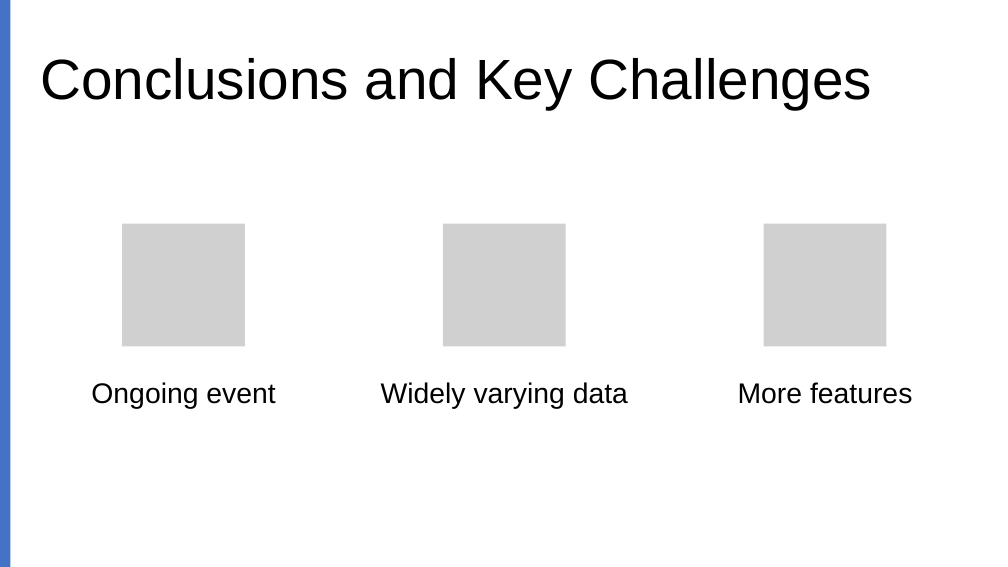
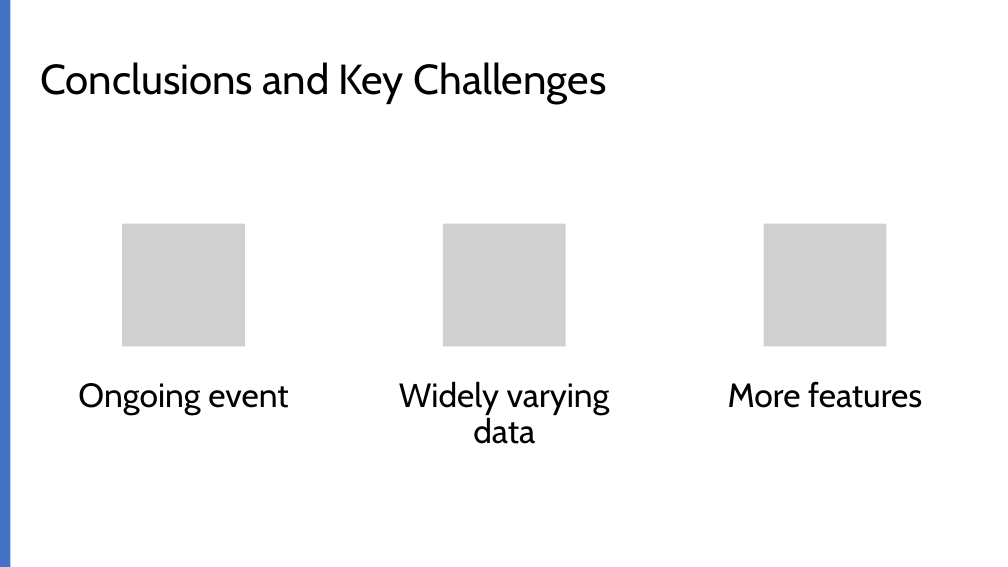
Before and after one commit to cxclark/covid19-analysis, a slide deck: slide 12 of 2020_10_30_covid_usa_analysis.pptx. Drawn at 1008x567 pixels with LibreOffice and Linux fonts; fonts in the diff are those of the drawing; grey boxes stand for pictures. Boxes give left, top, right and bottom in pixels: in the first picture for what was removed or moved away, otherwise in the second. Text is boxed around its words. In the diff, an @@ line names an element or a change of style, - is before the commit and + after.

```diff
--- a/2020_10_30_covid_usa_analysis.pptx
+++ b/2020_10_30_covid_usa_analysis.pptx
@@ title "Conclusions and Key Challenges" at box(40, 62, 607, 104): size 54 to 40 pt, font Arial to Cabin @@
@@ size 27 to 32 pt, font Arial to Cabin; more space between paragraphs in 3 elements at box(78, 383, 288, 415), box(399, 381, 610, 444), box(728, 381, 922, 408) @@
```
Also in this commit, not shown: 22 other slides changed, 2 other files.
